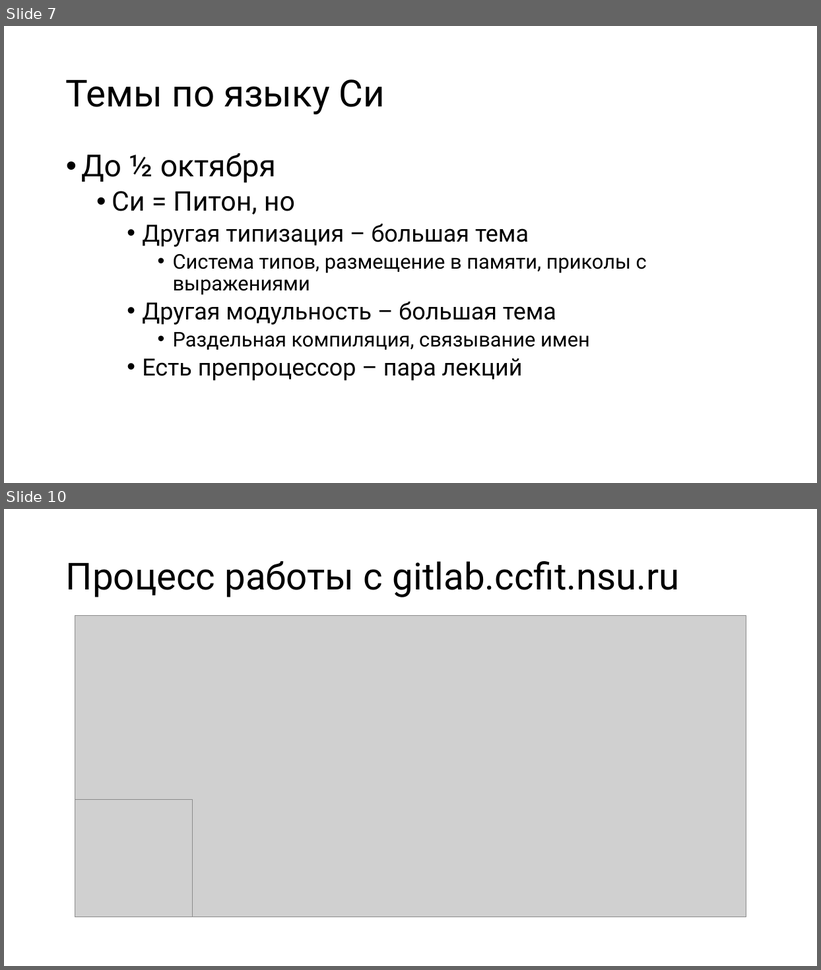
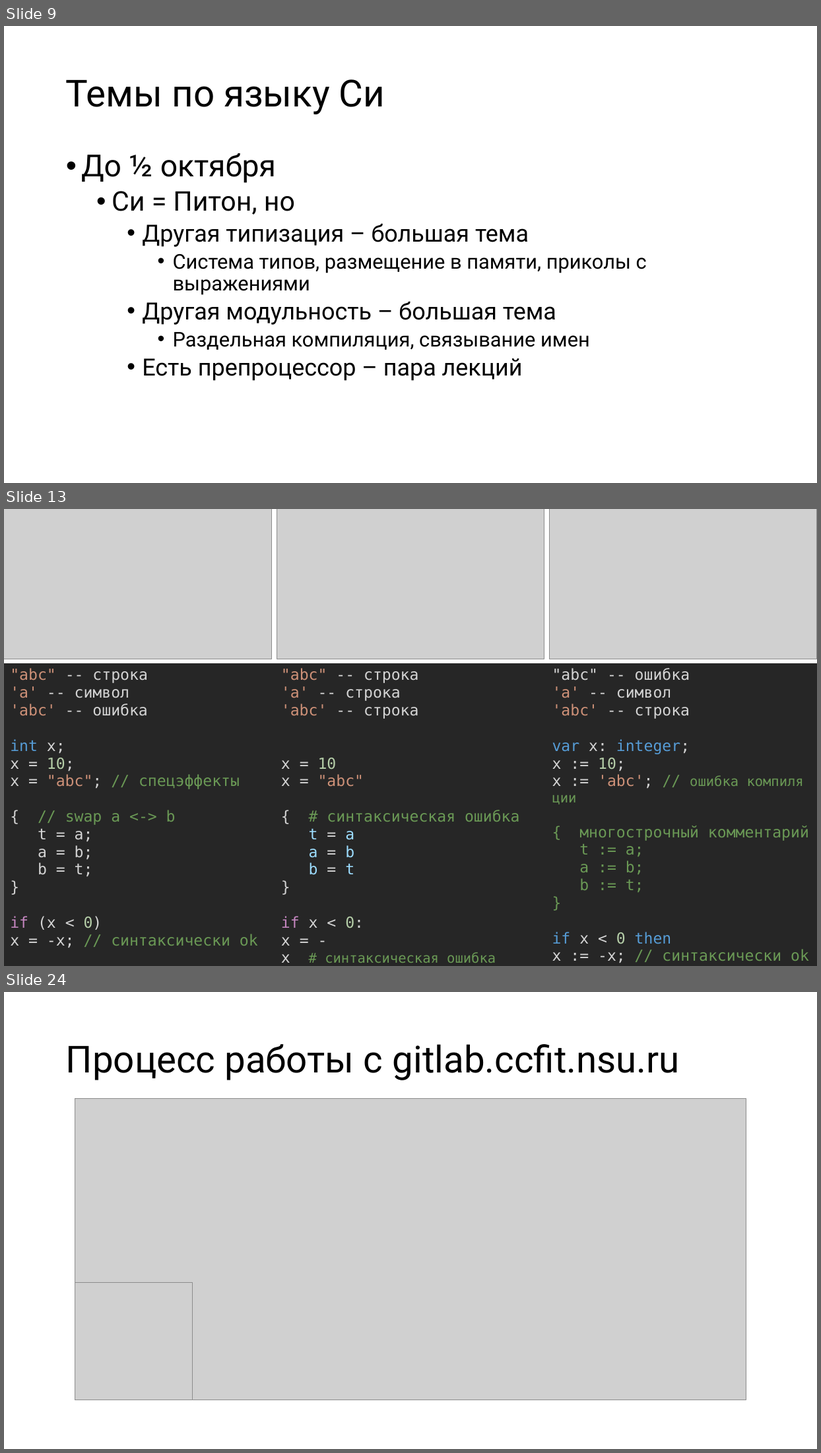
Before and after one commit to Evgueni-Petrov-aka-espetrov/Algorithms-and-Programming-in-C-pptx, a slide deck: 00 План-капкан до весны.pptx. Shown one above the other, each under a label of ours: slides 7 and 10 before the commit, slides 9, 13 and 24 after it; the slides between them are not shown. The pictures are 821x970 and 821x1453 pixels, drawn with LibreOffice and Linux fonts; fonts in the diff are those of the drawing; grey boxes stand for pictures. Boxes give left, top, right and bottom in pixels: in the first picture for what was removed or moved away, otherwise in the second. Text is boxed around its words. In the diff, an @@ line names an element or a change of style, - is before the commit and + after.

```diff
--- a/00 План-капкан до весны.pptx
+++ b/00 План-капкан до весны.pptx
@@ slide 13 added at (x1=4, y1=509, x2=817, y2=966), background #FFFFFF @@
@@ picture added at (x1=4, y1=509, x2=272, y2=659) @@
@@ picture added at (x1=277, y1=509, x2=545, y2=659) @@
@@ picture added at (x1=550, y1=509, x2=817, y2=659) @@
@@ table added at (x1=4, y1=663, x2=816, y2=966), 1 rows, 3 columns @@
+"abc" -- строка / 'a' -- символ / 'abc' -- ошибка / int x; / x = 10; / x = "abc"; // спецэффекты / { // swap a <-> b / t = a; / a = b; / b = t; / } / if (x < 0) / x = -x; // синтаксически ok | "abc" -- строка / 'a' -- строка / 'abc' -- строка / x = 10 / x = "abc" / { # синтаксическая ошибка / t = a / a = b / b = t / } / if x < 0: / x = -x # синтаксическая ошибка | "abc" -- ошибка / 'a' -- символ / 'abc' -- строка / var x: integer; / x := 10; / x := 'abc'; // ошибка компиляции / { многострочный комментарий / t := a; / a := b; / b := t; / } / if x < 0 then / x := -x; // синтаксически ok
@@ what was slide 7 is now slide 9 @@
@@ what was slide 10 is now slide 24 @@
```
Also in this commit, not shown: 4 slides changed, 13 other slides added.
